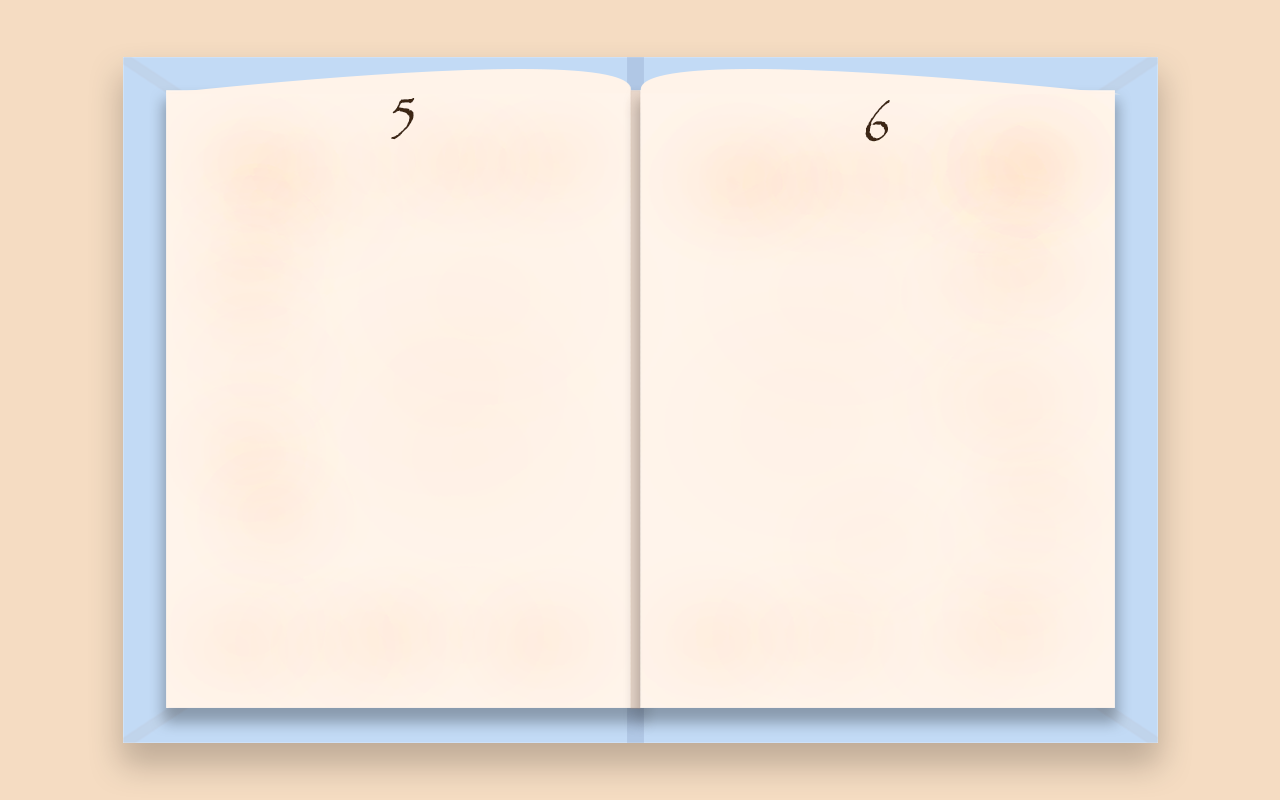
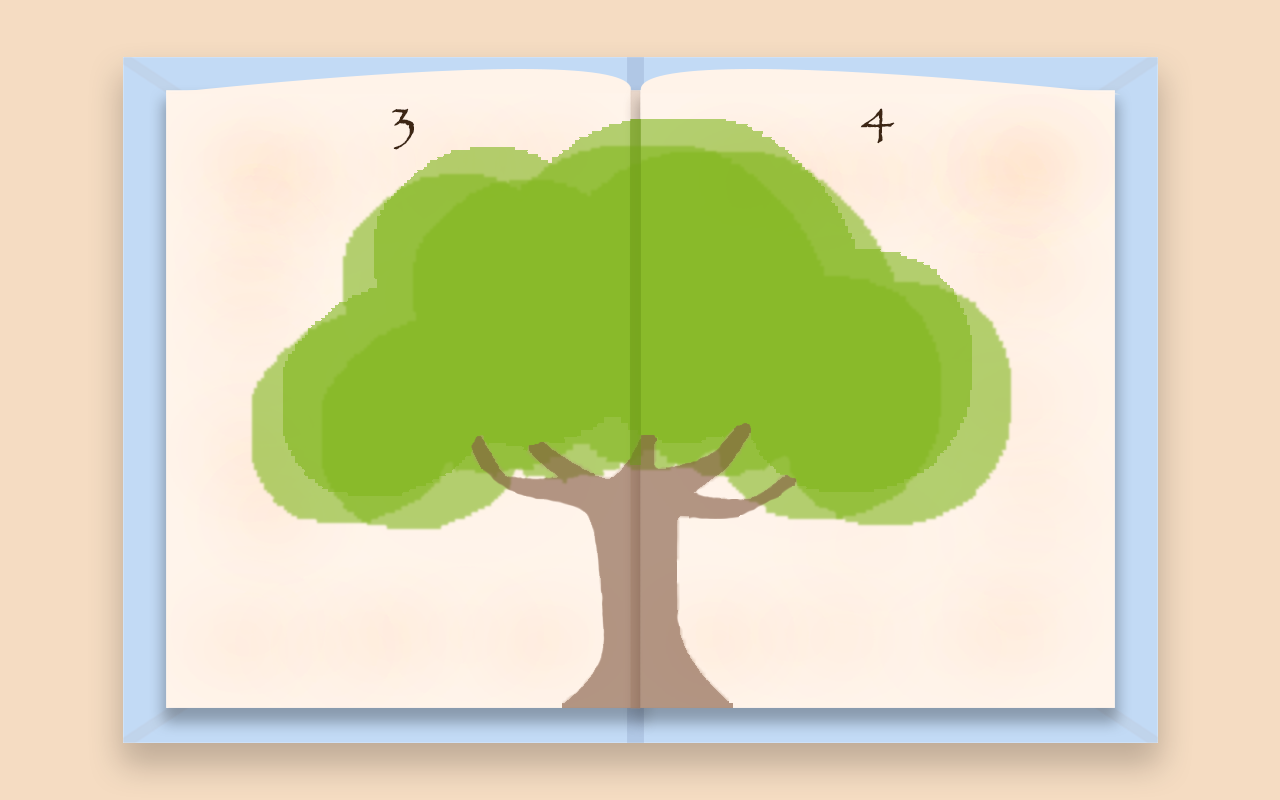
Layers edited between the first and the second (1280, 800) image:
added group "tree game" with 6 layers above "center shadow" over [250, 108, 1013, 708]
added layer "center shadow copy" (50%) in group "tree game" over [630, 119, 641, 465]
added layer "Layer 1" (60%) in group "tree game" over [283, 119, 972, 708]
added layer "tree2 copy" (60%) in group "tree game" over [319, 149, 1013, 532]
added layer "tree2" (60%) in group "tree game" over [250, 143, 944, 526]
moved "page number 1" into group "tree game", painted on it over [391, 98, 415, 150]
moved "page number 2" into group "tree game", painted on it over [860, 100, 895, 144]
